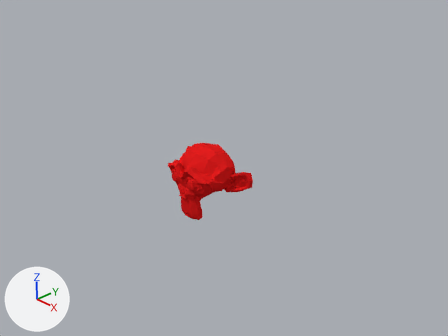
Before and after pictures for a commit that changed the Blender file monkey1.blend.
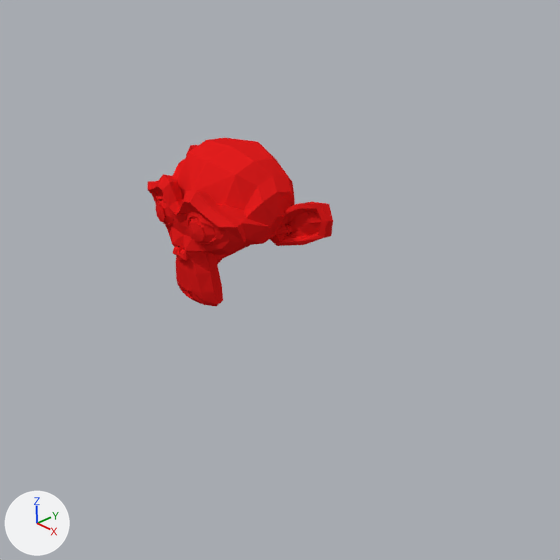
Each version is shown from the file's camera 'Camera', then close up on the part from 22% to 80% of the width and 24% to 100% of the height. The axes (+X, +Y, +Z) are drawn at lower left. The lights are the same throughout.

Before the edit, the objects in view are built like this:
```python
me_suzanne_003 = bpy.data.meshes.new('Suzanne.003')
me_suzanne_003.from_pydata(...)  # 507 vertices, 500 faces; spans x -1.37..1.37, y -0.98..0.98, z -0.85..0.85
me_suzanne_003.materials.append(mat_material_001)  # red #e41e1e
ob_suzanne = bpy.data.objects.new('Suzanne', me_suzanne_003)
ob_suzanne.location = (-0.05, -0.17, 0.13)
ob_suzanne.rotation_euler = (1.571, 0.0, 0.0)  # degrees (90, 0, 0)
ob_suzanne.scale = (0.914, 0.914, 0.914)
```
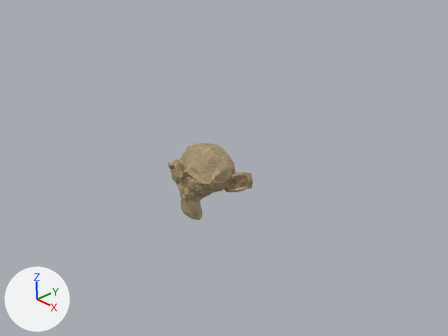
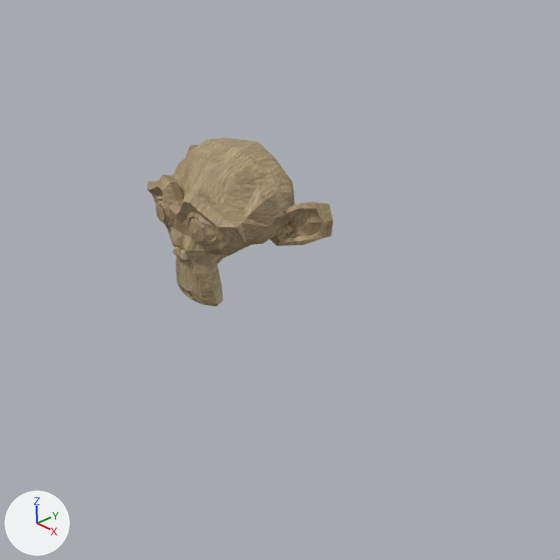
The newer file is also rescaled (x1.094), turned or shifted as a whole; pictures and numbers use the older file's frame.

Pixel boxes [x1, y1, x2, y2] of what changed, in the close-ups (560 x 560 px):
```json
{"object": "Suzanne", "change": "recoloured", "before": [147, 138, 333, 306], "after": [147, 138, 333, 306], "on screen": "red to brown"}
```

The change, as JSON lines over the scene's bpy script:
```json
{"op": "add", "block": "img_fur_resized_jpg", "code": ["img_fur_resized_jpg = load_image('fur.resized.jpg', 'fur.resized.jpg', 128, 128, 'Non-Color')"]}
{"op": "add", "block": "mat_fur_resized_jpg", "code": ["mat_fur_resized_jpg = principled_material('fur.resized.jpg')", "mat_fur_resized_jpg.texture = img_fur_resized_jpg"]}
{"block": "me_suzanne_003", "where": "me_suzanne_003.from_pydata(...)  # 507 vertices, 500 faces; spans x -1.37..1.37, y -0.98..0.98, z -0.85..0.85"}
{"op": "remove", "block": "me_suzanne_003", "code": "me_suzanne_003.materials.append(mat_material_001)  # red #e41e1e"}
{"op": "add", "block": "me_suzanne_003", "code": "me_suzanne_003.materials.append(mat_fur_resized_jpg)  # picture img_fur_resized_jpg"}
```
